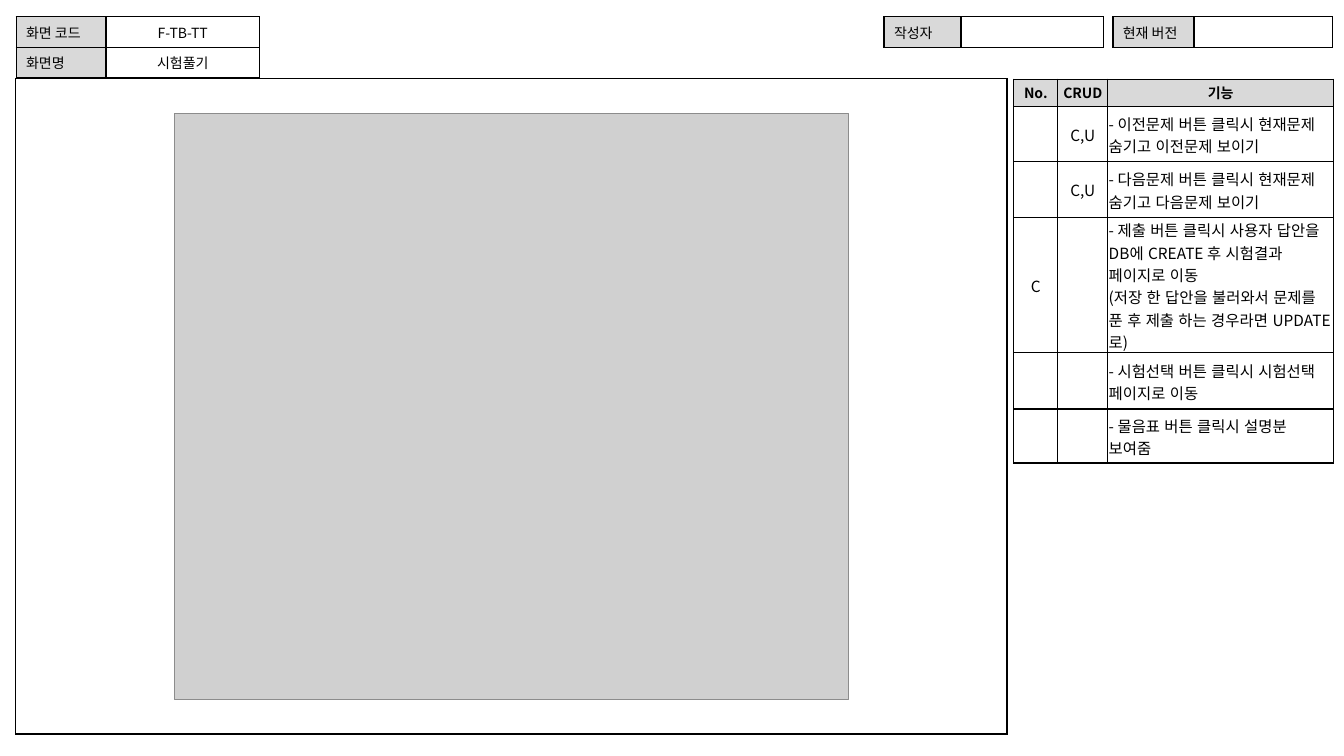
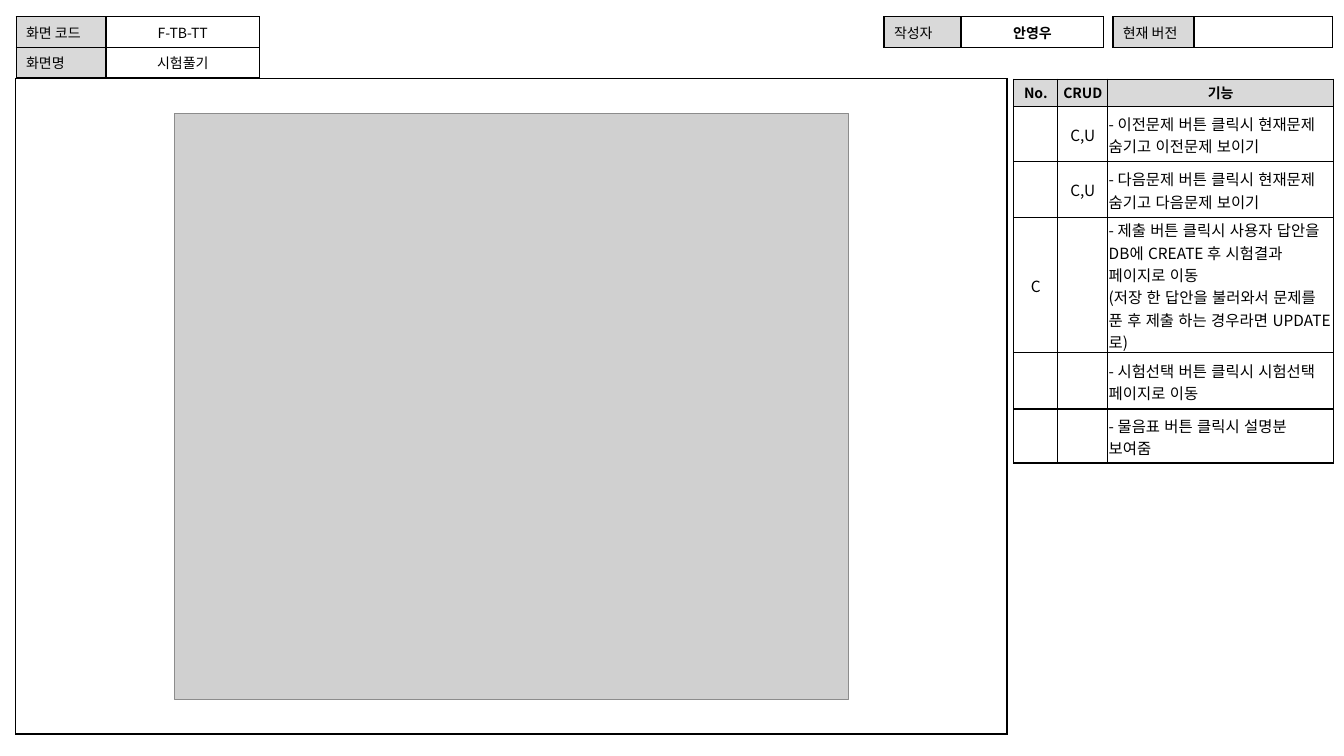
Before and after one commit to index506/cosmo6th_3thGroup, a slide deck: slide 3 of Text/02.화면설계도/0916_영우 화면설계서 ver2.pptx. Drawn at 1344x756 pixels with LibreOffice and Linux fonts; fonts in the diff are those of the drawing; grey boxes stand for pictures. Boxes give left, top, right and bottom in pixels: in the first picture for what was removed or moved away, otherwise in the second. Text is boxed around its words. In the diff, an @@ line names an element or a change of style, - is before the commit and + after.

```diff
--- a/Text/02.화면설계도/0916_영우 화면설계서 ver2.pptx
+++ b/Text/02.화면설계도/0916_영우 화면설계서 ver2.pptx
@@ table at (884, 17, 1104, 44) @@
-row 1, column 2: 
+row 1, column 2: 안영우
```
Also in this commit, not shown: 9 other slides changed, 1 slide removed, 6 other files.
